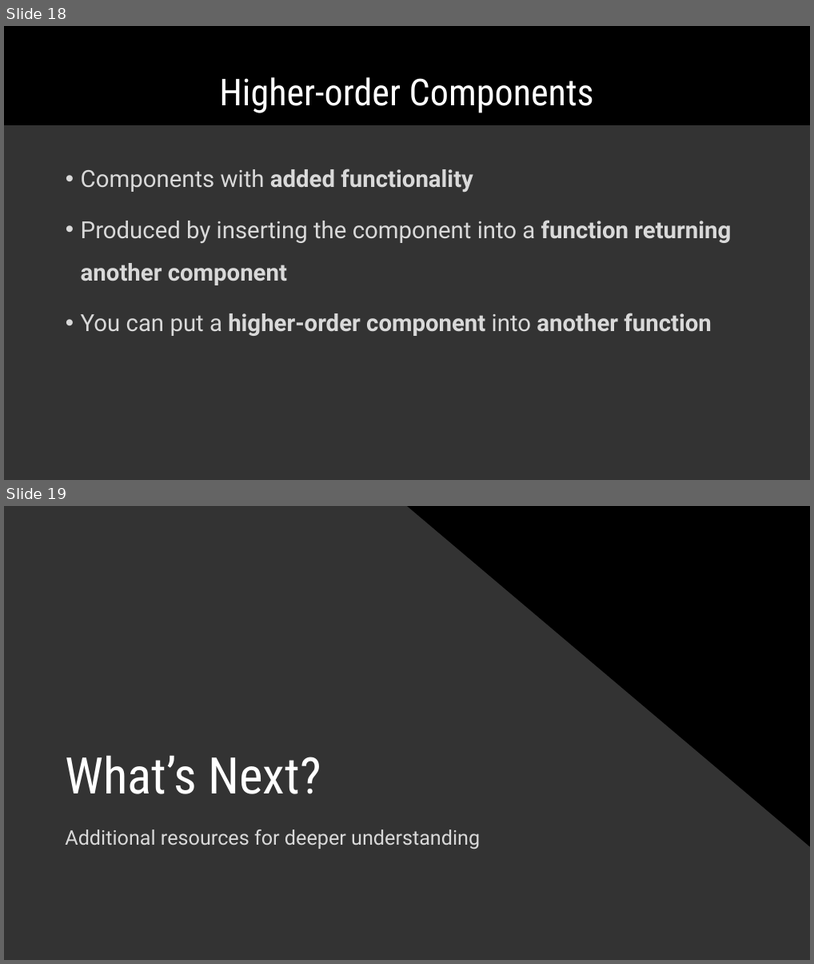
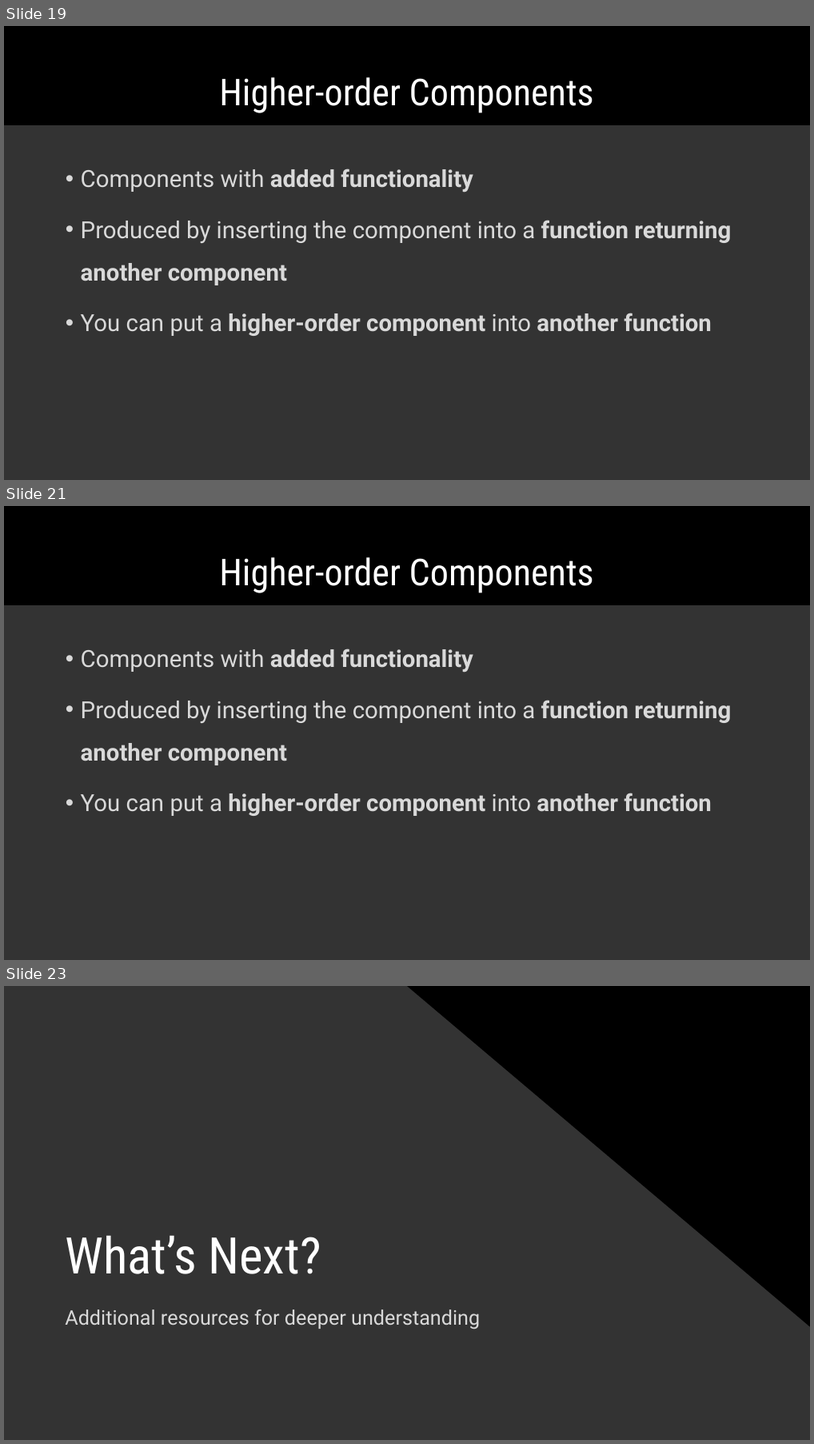
Before and after one commit to Temoto-kun/react-workshop-2018, a slide deck: docs/React.js.pptx. Shown one above the other, each under a label of ours: slides 18 and 19 before the commit, slides 19, 21 and 23 after it; the slides between them are not shown. The pictures are 814x964 and 814x1444 pixels, drawn with LibreOffice and Linux fonts; fonts in the diff are those of the drawing. Boxes give left, top, right and bottom in pixels: in the first picture for what was removed or moved away, otherwise in the second. Text is boxed around its words. In the diff, an @@ line names an element or a change of style, - is before the commit and + after.

```diff
--- a/docs/React.js.pptx
+++ b/docs/React.js.pptx
@@ slide 21 added at <box>4,506,810,960</box>, background #333333; not listed: 1 template element that a slide beside it also shows @@
@@ title added at <box>219,557,594,593</box>, 44 pt, text #FFFFFF @@
+Higher-order Components
@@ text added at <box>81,648,731,816</box>, 28 pt, text #D9D9D9, bold @@
+• Components with added functionality
+• Produced by inserting the component into a function returning another component
+• You can put a higher-order component into another function
@@ what was slide 18 is now slide 19 @@
@@ what was slide 19 is now slide 23 @@
```
Also in this commit, not shown: 2 slides changed, 4 other slides added.
